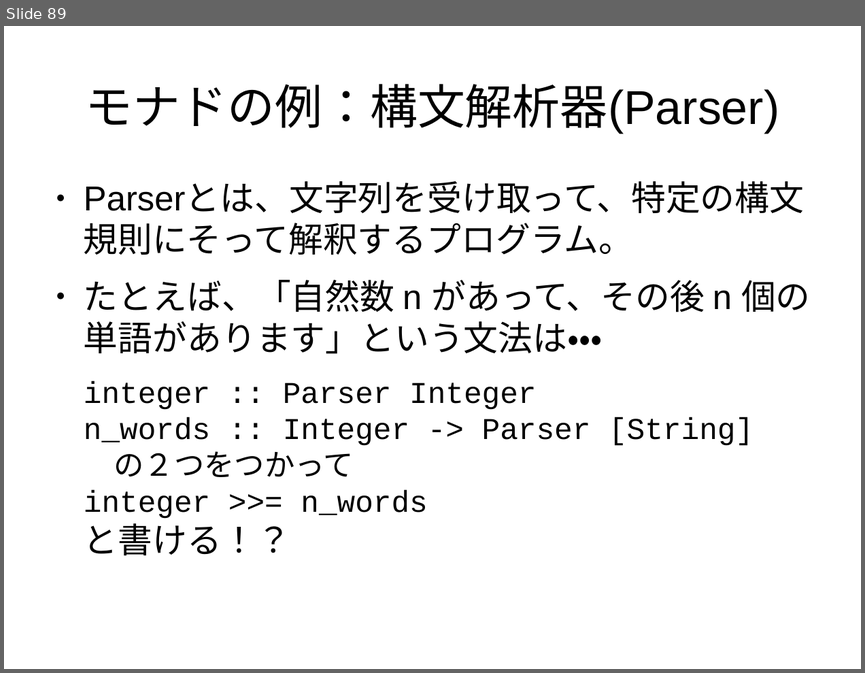
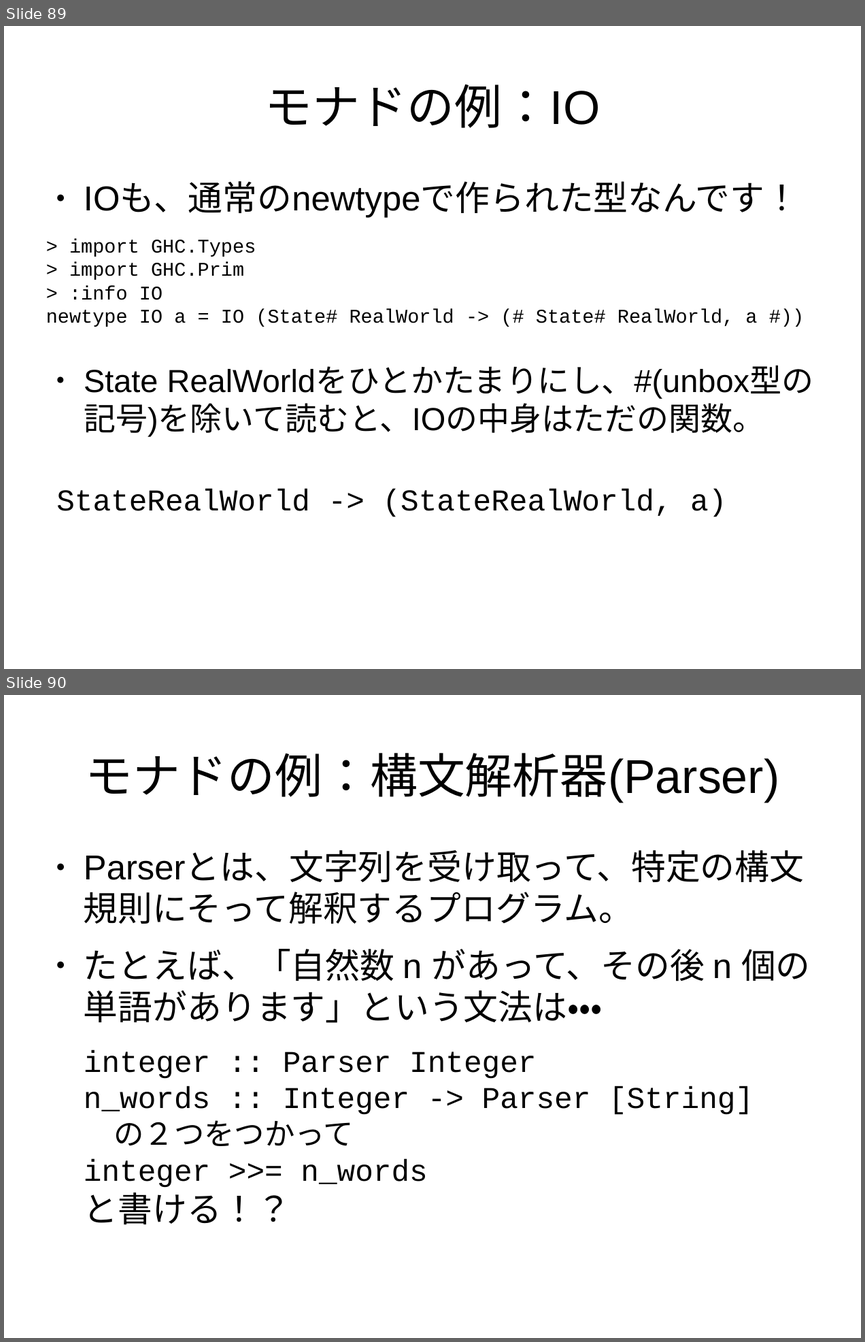
Before and after one commit to nushio3/learn-haskell, a slide deck: Tsukuba-2016.odp. Shown one above the other, each under a label of ours: slide 89 before the commit, slides 89 and 90 after it. The pictures are 865x673 and 865x1342 pixels, drawn with LibreOffice and Linux fonts; fonts in the diff are those of the drawing. Boxes give left, top, right and bottom in pixels: in the first picture for what was removed or moved away, otherwise in the second. Text is boxed around its words. In the diff, an @@ line names an element or a change of style, - is before the commit and + after.

```diff
--- a/Tsukuba-2016.odp
+++ b/Tsukuba-2016.odp
@@ slide 89 added at box(4, 26, 861, 669), background #FFFFFF @@
@@ title added at box(264, 84, 600, 128), 44 pt, text #000000 @@
+モナドの例：IO
@@ text added at box(84, 183, 799, 218), 32 pt, text #000000 @@
+● IOも、通常のnewtypeで作られた型なんです！
@@ text added at box(46, 239, 757, 327), 18 pt, text #000000 @@
+> import GHC.Types
+> import GHC.Prim
+> :info IO
+newtype IO a = IO (State# RealWorld -> (# State# RealWorld, a #))
@@ text added at box(84, 367, 814, 437), 29.6 pt, text #000000 @@
+● State RealWorldをひとかたまりにし、#(unbox型の記号)を除いて読むと、IOの中身はただの関数。
@@ text added at box(56, 489, 726, 517), 28 pt, text #000000 @@
+StateRealWorld -> (StateRealWorld, a)
@@ what was slide 89 is now slide 90 @@
```
Also in this commit, not shown: 2 other files.
